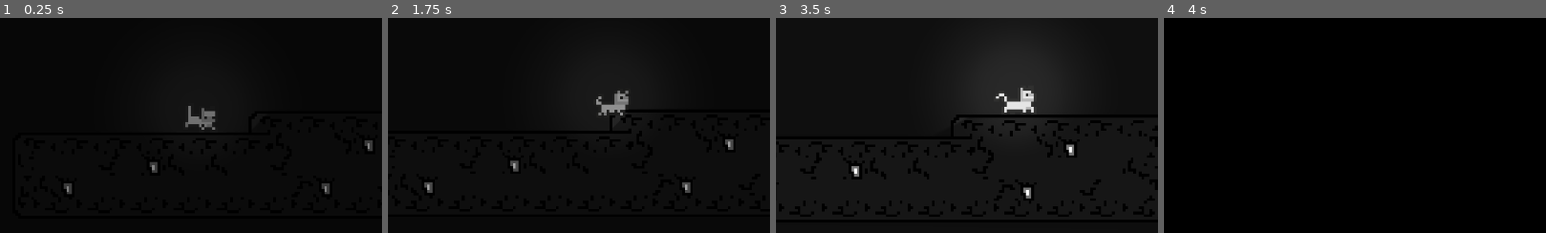
Above: before the commit, frames 1-4 (left to right).
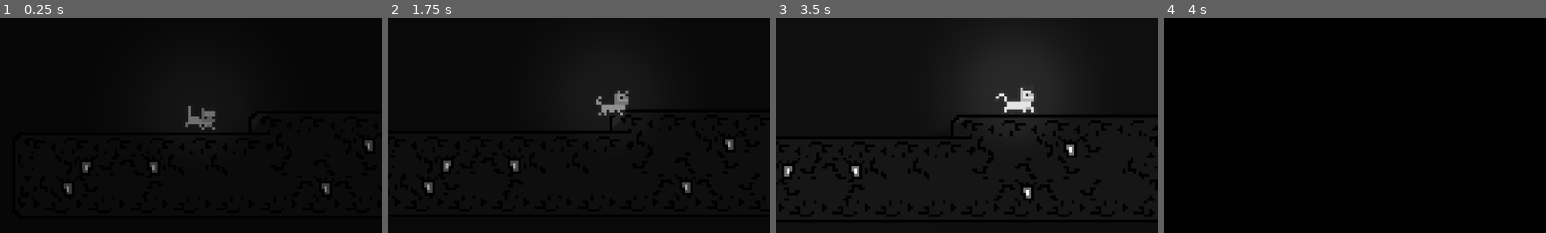
Above: after the commit, the same moments.

Repository: nwrenger/Crastination
Game: Godot game, scene res://World/Level/Level1.tscn
The game is run twice, just before and just after one commit, with the same random seed, the same clock (stepped at 60 frames per second) and the same inputs. This scene is started directly instead of the project's main scene.
Inputs:
- Up to frame 1 (0.25 s): no input
- Up to frame 2 (1.75 s): tap Enter at 0.5 s; hold R 0.53-1.28 s; hold Right (ui_right) from 0.53 s (still down); tap W (ui_up) at 0.77, 1.52 s; tap Space at 1.25 s; tap R at 1.35 s
- Up to frame 3 (3.5 s): release Right (ui_right) at 2.03 s; hold A (ui_left) 2.03-2.78 s; hold R 2.03-2.78 s; tap Enter at 2.75 s; hold Right (ui_right) from 2.78 s (still down); tap R at 2.85 s; tap W (ui_up) at 3.02 s
- Up to frame 4 (4 s): keep holding Right (ui_right); hold R from 3.53 s (still down); tap W (ui_up) at 3.77 s
The pictures show only the part of the screen within x 24-74%, y 30-80%; the shares and areas given below are measured in that part.

The runs differ from the first frame. In frame 1, less than 0.1% of the frame differs, in the area x 21-24%, y 67-72%; in frame 2, less than 0.1%; in frame 3, less than 0.1%, in the area x 2-5%, y 68-74%; in frame 4, nothing differs.

Commit message:
:lipstick: Visual Changes

Diff:
--- a/World/Level/Level1.tscn
+++ b/World/Level/Level1.tscn
@@ -14,7 +14,7 @@
 scale = Vector2(3, 3)
 tile_set = ExtResource("1")
 format = 2
-layer_0/tile_data = PackedInt32Array(262163, 4, 0, 262164, 5 …(1717 unchanged characters)… 80, 655365, 2, 0, 655366, 1, 0, 655367, 0, 196608, 655368, 0, 327680, 655369, 0, 327680, 655370, 3, 327680, 786422, 5, 393216, 786423, 0, 327680, 786424, 0, 196608, 786425, 0, 327680, 786426, 2, 327680, 786427, 0, 196608, 786428, 1, 0, 786429, 2, 196608, 786430, 0, 327680, 786431, 2, 196608, 720896, 0, 327680, 720897, 0, 327680, 720898, 2, 327680, 720899, 0, 327680, 720900, 0, 196608, 720901, 0, 196608, 720902, 0, 196608, 720903, 0, 327680, 720904, 0, 327680, 720905, 2, 196608, 720906, 5, 327680, 851958, 3, 393216, 851959, 2, 196608, 851960, 1, 0, 851961, 0, 196608, 851962, 0, 327680, 851963, 0, 327680, 851964, 0, 196608, 851965, 0, 196608, 851966, 0, 327680, 851967, 0, 327680, 786432, 0, 327680, 786433, 0, 327680, 786434, 0, 393216, 786435, 2, 393216, 786436, 1, 0, 786437, 0, 196608, 786438, 0, 327680, 786439, 2, 327680,  …(823 unchanged characters)…
+layer_0/tile_data = PackedInt32Array(262163, 4, 0, 262164, 5 …(1717 unchanged characters)… 80, 655365, 2, 0, 655366, 1, 0, 655367, 2, 262144, 655368, 0, 327680, 655369, 0, 327680, 655370, 3, 327680, 786422, 5, 393216, 786423, 0, 196608, 786424, 2, 0, 786425, 1, 65536, 786426, 2, 327680, 786427, 2, 458752, 786428, 1, 0, 786429, 2, 196608, 786430, 0, 327680, 786431, 2, 196608, 720896, 0, 327680, 720897, 0, 327680, 720898, 2, 327680, 720899, 0, 327680, 720900, 2, 458752, 720901, 0, 196608, 720902, 2, 262144, 720903, 0, 327680, 720904, 0, 327680, 720905, 2, 196608, 720906, 5, 327680, 851958, 3, 393216, 851959, 2, 196608, 851960, 1, 0, 851961, 2, 262144, 851962, 0, 327680, 851963, 0, 327680, 851964, 2, 393216, 851965, 0, 196608, 851966, 0, 327680, 851967, 0, 327680, 786432, 0, 327680, 786433, 0, 327680, 786434, 0, 393216, 786435, 2, 393216, 786436, 1, 0, 786437, 2, 458752, 786438, 0, 327680, 786439, 2, 327680,  …(823 unchanged characters)…
 
 [node name="Background" parent="." instance=ExtResource("4")]
 
Not shown: 1 places in World/Level/Level1.tscn that only renumber resources
